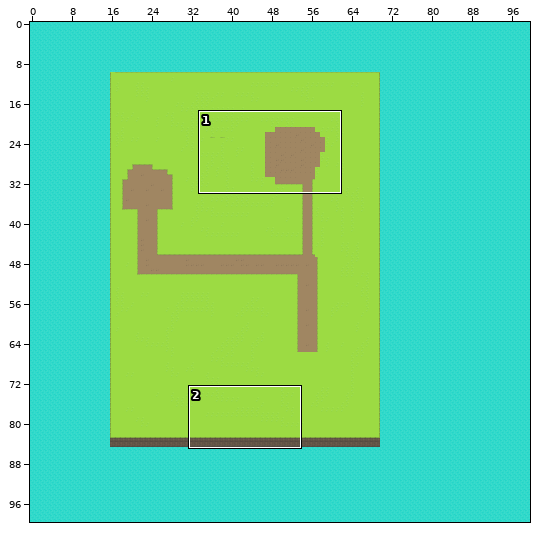
Tiled map, stored at assets/mapas/mapa_itbh.tmx. The first picture is a wide view before the edit; the outline marks the close-up.
Close-up. Before the edit:
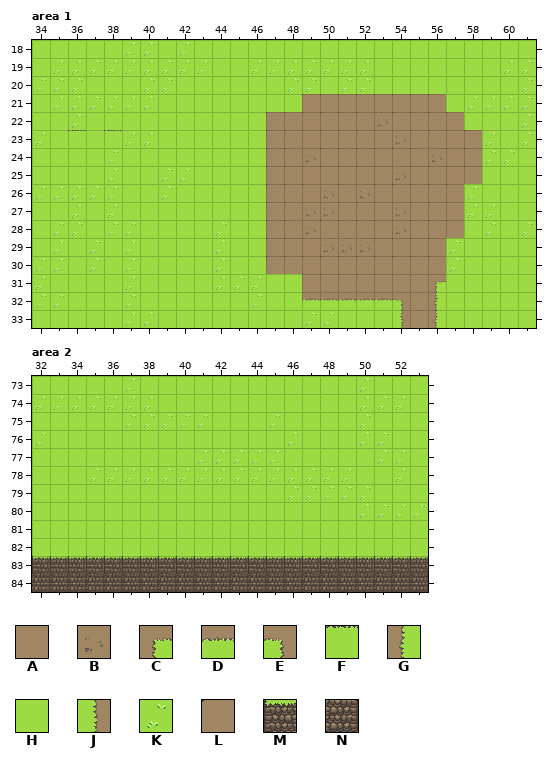
Cells are 32x32 px. Shown: area 1 x 34..61, y 18..33; area 2 x 32..53, y 73..84. The commit also changed other parts of the map, which this record leaves out.
Key: from "terrain_tiles_v2": A 11, B 15, C 40, D 41, E 42, F 45, G 50, H 51, J 52, K 55, L 91, M 124, N 155.
_ is an empty cell.
Layer "Capa de patrones 1" before, area 1, first column x 34:
18 HHHHHKKHKHHHHHHHHHHHHHHHHHHH
19 HKKKKKKKKKHHKKKKKKKHHHHHHHKK
20 KKKHHHKKHHHHHHKKHKKHHHHHHHHK
21 HKKKKKKHHHHHHHHLLLLLLLLHKKKK
22 HHKHHHHHHHHHHLLLLLLBLLLLHHHK
23 KHFHFKKHHHHHHLLLLLLLBLLLLKHK
24 HHHHKHHHHHHHHLLBLLLLLLBLLKKH
25 HHHHKHHKKHHHHLLLLLLLBLLLLHHH
26 KKKKKHHKHHHHHLLLBLBLLLLLKHHH
27 HHKHKHHHHHHHHLLBBLLLBLLLKKHH
28 HKKHKKHHHHKHHLLBLLLLBLLLHKHK
29 HKHKHKHHHHKHHLLLBBBLLLLKHHHH
30 KKHKHKHHHHKHHLLLLLLLLLLKHHHH
31 KHHHHKHHHHKKKHHLLLLLAACHHHHH
32 KKHHHKHHHHHHKHHDDDDDEAGHHHHH
33 HHHHHKKHHHHHHHHKKHHHJAGHHHHH
Layer "Capa de patrones 1" before, area 2, first column x 32:
73 HHHHHKHHHHHHHHHHHHKHHH
74 KKKKKKKHHHHHHHHHHHKKKH
75 HHHHHKKKKKHHHKHHHHKHHH
76 KHHHHHHHHHHHHHKHHHKKHH
77 HHHHHHHHHKKKKKHHHHHKKH
78 HHHKKKKKKKKKKKKKKKHHKH
79 HHHHHHHHHHHHHHKKKKKHHH
80 HHHHHHHHHHHHHHHHHHKKKK
81 HHHHHHHHHHHHHHHHHHHHHH
82 HHHHHHHHHHHHHHHHHHHHHH
83 MMMMMMMMMMMMMMMMMMMMMM
84 NNNNNNNNNNNNNNNNNNNNNN
After:
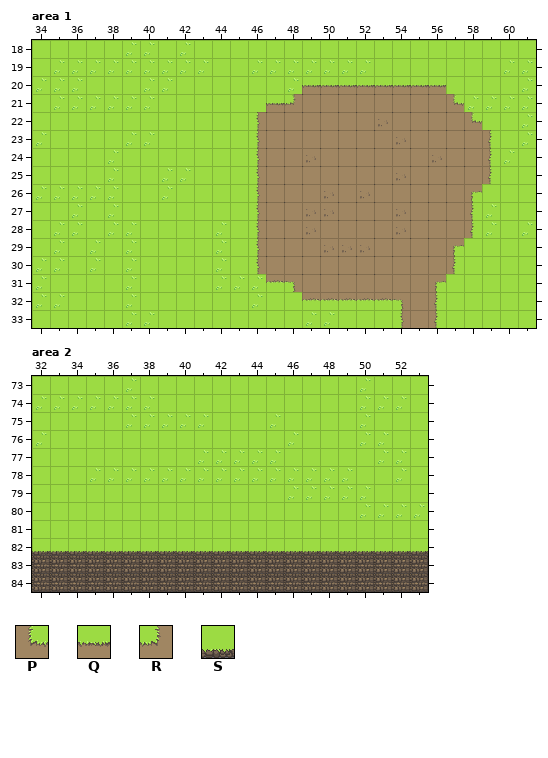
Further tiles: from "terrain_tiles_v2": P 60, Q 61, R 62, S 65.
From old to new:
Changed rows in their new state; . is an unchanged cell.
Layer "Capa de patrones 1", area 1:
first column x 36:
20 .............QQQQQQQQ...
21 ...........QR........P..
22 H.........J...........P.
23 H.H.......J............G
24 ..........J............G
25 ..........J............G
26 ..........J...........C.
27 ..........J...........G.
28 ..........J...........G.
29 ..........J..........C..
30 ..........J..........G..
31 ...........DE...........
Layer "Capa de patrones 1", area 2:
first column x 32:
82 SSSSSSSSSSSSSSSSSSSSSS
83 NNNNNNNNNNNNNNNNNNNNNN
Changed places in both close-ups, as pixel boxes (x1, y1, x2, y2):
changed: (256, 78, 497, 292)
changed: (68, 114, 86, 132)
changed: (104, 130, 122, 132)
changed: (32, 551, 428, 574)
